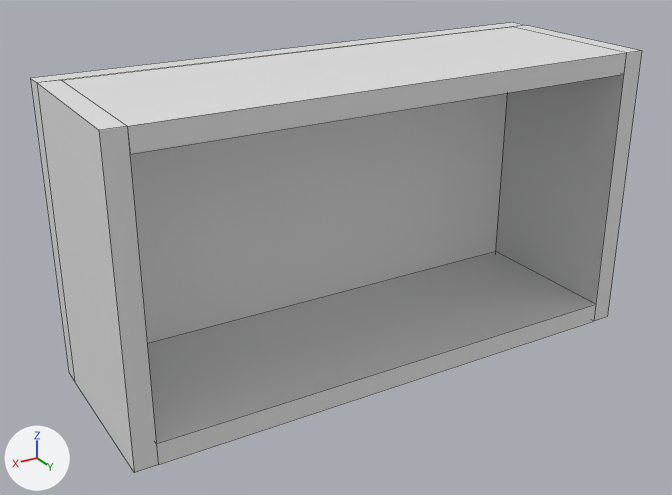
What one commit did to the FBX model Assets/Prefabs/Scenes/LaboratorySegments/FBX/LaboratoySegmentEntrance.fbx.
Camera for both pictures: a 50 mm camera at (10.91, 19.1, 10.88) aimed at (0.53, 1.81, 2.23). Arrows for +X, +Y and +Z are at lower left; the lights stay in place. Mesh edges are drawn as thin lines.

Objects in the first picture: 'EntranceCeiling', 'EntranceFloor', 'EntranceWallFront', 'EntranceWallLeft', 'EntranceWallRight'.
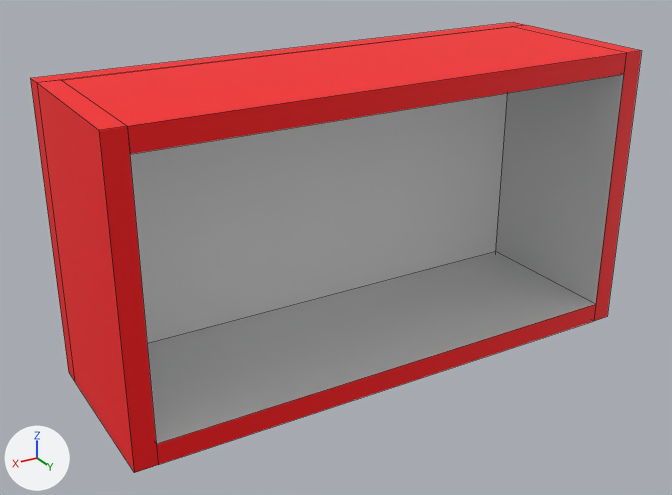
What differs and where, as boxes (x1, y1, x2, y2) in the pictures (672 x 495 px):
```json
{"part": 1, "of": "me_entrancewallfrontmesh", "change": "recoloured", "before": [30, 22, 524, 381], "after": [30, 22, 524, 381], "on screen": "white to red"}
{"part": 2, "of": "me_entrancefloormesh", "change": "recoloured", "before": [156, 304, 596, 465], "after": [156, 304, 596, 465], "on screen": "white to red"}
{"part": 3, "of": "me_entranceceilingmesh", "change": "recoloured", "before": [62, 27, 626, 154], "after": [62, 27, 626, 154], "on screen": "white to red"}
{"part": 4, "of": "me_entrancewallrightmesh", "change": "recoloured", "before": [37, 80, 158, 473], "after": [37, 80, 158, 473], "on screen": "white to red"}
{"part": 5, "of": "me_entrancewallleftmesh", "change": "recoloured", "before": [514, 25, 641, 321], "after": [514, 25, 641, 321], "on screen": "white to red"}
```

Scene script edits in JSON lines:
```json
{"op": "add", "block": "mat_outerwall", "code": ["mat_outerwall = principled_material('OuterWall')", "mat_outerwall.base_color = (1.0, 0.0, 0.0033)  # red #ff000b"]}
{"block": "me_entrancefloormesh", "where": "me_entrancefloormesh.from_pydata(...)  # 8 vertices, 6 faces; spans x -6.0..6.0, y 0.0..4.0, z -0.5..0.0"}
{"block": "me_entrancefloormesh", "where": "# used by ob_entrancefloor; location = (0.0, 0.0, 0.0)"}
{"block": "me_entrancefloormesh", "change": "me_entrancefloormesh part 2: all 5 faces that had it switch from mat_wall (white #e7e7e7) to mat_outerwall (red #ff000b)"}
{"block": "me_entrancewallleftmesh", "where": "me_entrancewallleftmesh.from_pydata(...)  # 8 vertices, 6 faces; spans x -6.5..-6.0, y 0.0..4.0, z -0.5..6.5"}
{"block": "me_entrancewallleftmesh", "where": "# used by ob_entrancewallleft; location = (0.0, 0.0, 0.0)"}
{"block": "me_entrancewallleftmesh", "change": "me_entrancewallleftmesh part 5: all 5 faces centred in x -6.5..-6.25, y 0.0..4.0, z -0.5..6.5 switch from mat_wall (white #e7e7e7) to mat_outerwall (red #ff000b)"}
{"block": "me_entrancewallrightmesh", "where": "me_entrancewallrightmesh.from_pydata(...)  # 8 vertices, 6 faces; spans x 6.0..6.5, y 0.0..4.0, z -0.5..6.5"}
{"block": "me_entrancewallrightmesh", "where": "# used by ob_entrancewallright; location = (0.0, 0.0, 0.0)"}
{"block": "me_entrancewallrightmesh", "change": "me_entrancewallrightmesh part 4: all 5 faces centred in x 6.25..6.5, y 0.0..4.0, z -0.5..6.5 switch from mat_wall (white #e7e7e7) to mat_outerwall (red #ff000b)"}
{"block": "me_entrancewallfrontmesh", "where": "me_entrancewallfrontmesh.from_pydata(...)  # 8 vertices, 6 faces; spans x -6.5..6.5, y -0.5..0.0, z -0.5..6.5"}
{"block": "me_entrancewallfrontmesh", "where": "# used by ob_entrancewallfront; location = (0.0, 0.0, 0.0)"}
{"block": "me_entrancewallfrontmesh", "change": "me_entrancewallfrontmesh part 1: all 5 faces centred in x -6.5..6.5, y -0.5..-0.25, z -0.5..6.5 switch from mat_wall (white #e7e7e7) to mat_outerwall (red #ff000b)"}
{"block": "me_entranceceilingmesh", "where": "me_entranceceilingmesh.from_pydata(...)  # 8 vertices, 6 faces; spans x -6.0..6.0, y 0.0..4.0, z 6.0..6.5"}
{"block": "me_entranceceilingmesh", "where": "# used by ob_entranceceiling; location = (0.0, 0.0, 0.0)"}
{"block": "me_entranceceilingmesh", "change": "me_entranceceilingmesh part 3: all 5 faces centred in x -6.0..6.0, y 0.0..4.0, z 6.25..6.5 switch from mat_wall (white #e7e7e7) to mat_outerwall (red #ff000b)"}
```
